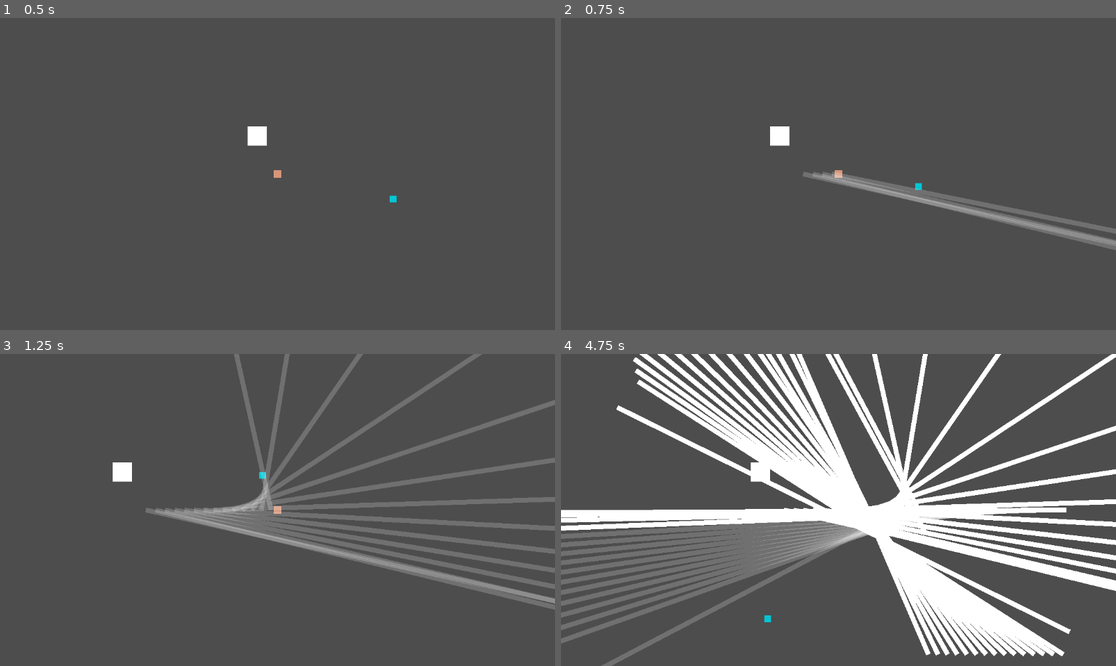
Above: before the commit, frames 1-4 (two rows, left to right).
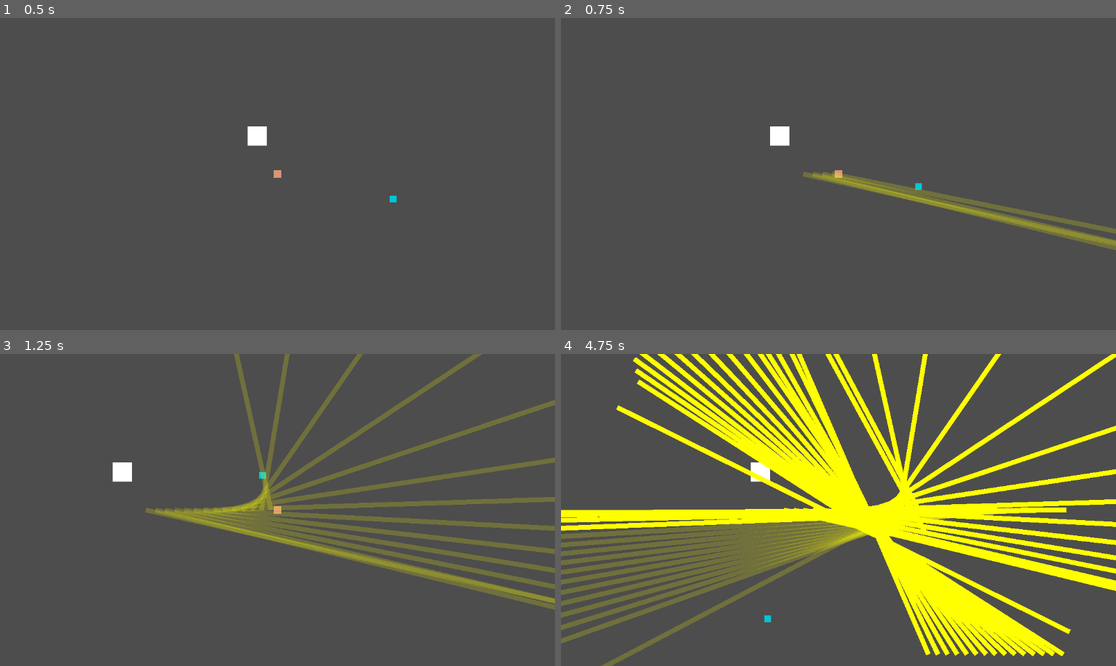
Above: after the commit, the same moments.

Repository: Simon014/PSLR2-Dungeon-Danmaku-Engine
Game: Godot game, scene res://RootScene.tscn
Same seed, same stepped clock (60 frames per second), same inputs: the game is played once before the commit and once after it.
Inputs (mouse positions are in pixels of both pictures, inside the frame that each line leads up to):
- Up to frame 1 (0.5 s): no input
- Up to frame 2 (0.75 s): tap Enter at 0.5 s; move the mouse to (960, 158) at 0.52 s; press the mouse at (960, 158) at 0.53 s; hold D (right) from 0.53 s (still down)
- Up to frame 3 (1.25 s): keep holding D (right)
- Up to frame 4 (4.75 s): move the mouse to (727, 525) at 1.27 s; release D (right) at 1.28 s; release the mouse at (727, 525) at 1.28 s; hold S (down) 1.28-2.03 s; click (727, 525) at 1.35 s; move the mouse to (894, 441) at 2.02 s; press the mouse at (894, 441) at 2.03 s; hold D (right) 2.03-2.78 s; move the mouse to (810, 572) at 2.77 s; release the mouse at (810, 572) at 2.78 s; hold W (up) 2.78-3.53 s; click (810, 572) at 2.85 s; move the mouse to (1005, 556) at 3.52 s; press the mouse at (1005, 556) at 3.53 s; hold A (left) from 3.53 s (still down); move the mouse to (672, 463) at 4.27 s; release the mouse at (672, 463) at 4.28 s; click (672, 463) at 4.35 s

Frame 1 is identical in both runs. In frame 2, 2.4% of the frame differs, in the area x 43-100%, y 49-75%; in frame 3, 11%; in frame 4, 36%, in the area x 0-100%, y 0-100%.

Commit message:
making lazers colorable

Diff:
--- a/pslr-2-dungeon-danmaku-engine/Entities/bullets/lazer/lazer.gd
+++ b/pslr-2-dungeon-danmaku-engine/Entities/bullets/lazer/lazer.gd
@@ -14,6 +14,7 @@
 	scale = Vector2(width,1)
 	name = "lazer"
 	$ColorRect.color = color
+	$ColorRect.color.a = 0.2
 	$TTL.start()
 	$TTLWARN.wait_time = warningtime
 	$TTLWARN.start()
@@ -26,7 +27,8 @@
 
 
 func _on_ttlwarn_timeout() -> void:
-	$ColorRect.color = Color(255,255,255,1)
+	$ColorRect.color = color
+	$ColorRect.color.a = 1
 	pass # Replace with function body.
 
 func isactive():
--- a/pslr-2-dungeon-danmaku-engine/Entities/bullets/lazer/lazer.tscn
+++ b/pslr-2-dungeon-danmaku-engine/Entities/bullets/lazer/lazer.tscn
@@ -9,6 +9,7 @@
 collision_layer = 8
 collision_mask = 0
 script = ExtResource("1_8kuny")
+color = Color(254.99997, 254.99997, 254.99997, 0.2)
 
 [node name="ColorRect" type="ColorRect" parent="." unique_id=810013909]
 offset_left = -20.0
--- a/pslr-2-dungeon-danmaku-engine/Entities/player/PlayerController.gd
+++ b/pslr-2-dungeon-danmaku-engine/Entities/player/PlayerController.gd
@@ -5,6 +5,7 @@
 	bullet.position = position
 	bullet.TTL = 5
 	bullet.direction = position.direction_to(corePartnerVars.position)
+	bullet.color = Color(255,255,0)
 	get_parent().add_child(bullet)
 	pass
 
